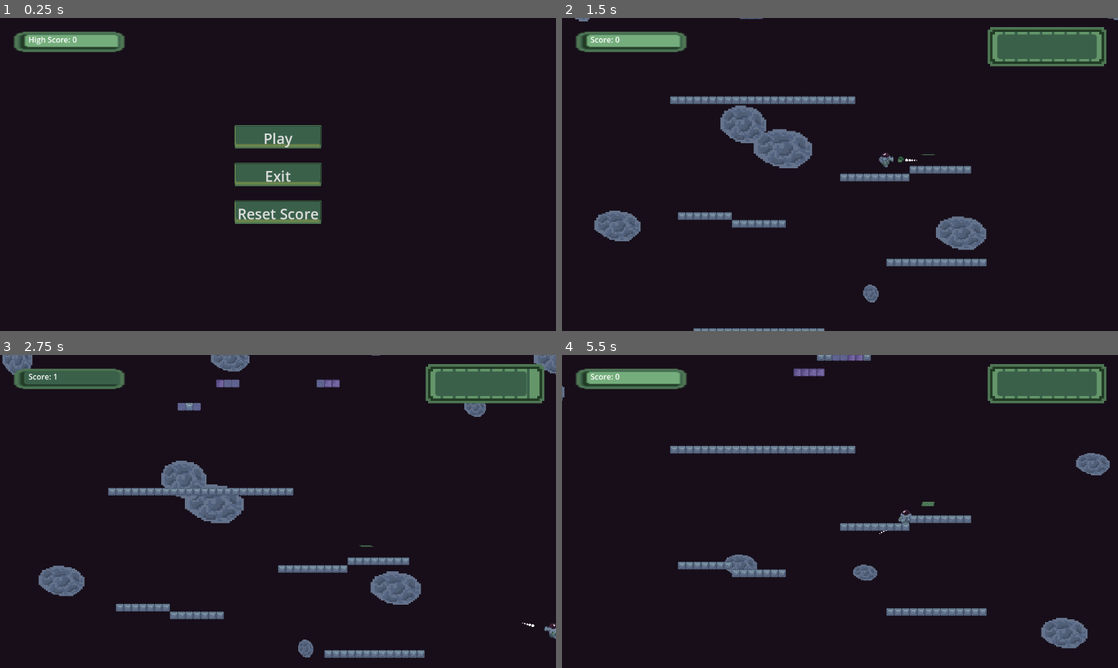
Above: before the commit, frames 1-4 (two rows, left to right).
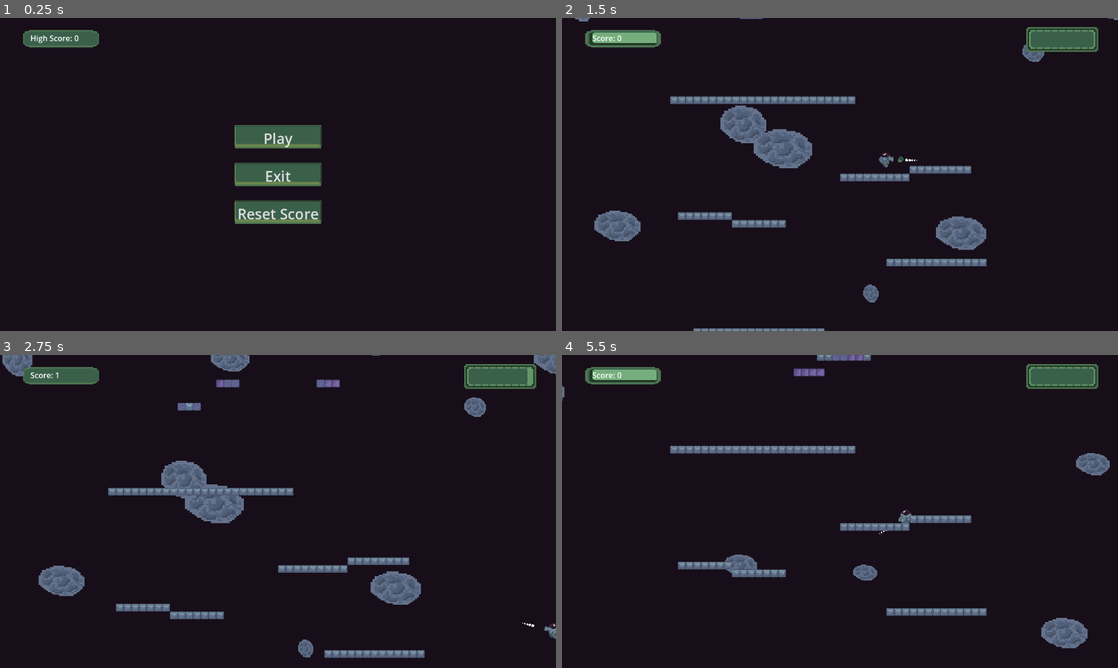
Above: after the commit, the same moments.

Repository: ScoreSpaceGameJam-SpaceGame/SpaceGame
Game: Godot game, scene res://levels/menu/menu.tscn
The game is run twice, just before and just after one commit, with the same random seed, the same clock (stepped at 60 frames per second) and the same inputs. Sound files missing from this copy of the repository are replaced by a short silence.
Inputs (mouse positions are in pixels of both pictures, inside the frame that each line leads up to):
- Up to frame 1 (0.25 s): no input
- Up to frame 2 (1.5 s): click "Play" at 0.5 s; move the mouse to (962, 158) at 1.27 s; hold D (MoveRight) from 1.28 s (still down); click (962, 158) at 1.35 s
- Up to frame 3 (2.75 s): keep holding D (MoveRight); move the mouse to (166, 527) at 2.02 s; tap Space (Teleport) at 2.1 s
- Up to frame 4 (5.5 s): move the mouse to (895, 442) at 2.77 s; release D (MoveRight) at 2.78 s; hold A (MoveLeft) 2.78-3.5 s; click (895, 442) at 2.85 s; click "Play Again" at 3.5 s; click "Play Again" at 4.25 s; move the mouse to (812, 574) at 5.02 s; hold D (MoveRight) from 5.03 s (still down); tap Space (Teleport) at 5.1 s

The runs differ from the first frame. In frame 1, 1.2% of the frame differs, in the area x 2-23%, y 3-11%; in frame 2, 3.0%; in frame 3, 2.8%; in frame 4, 3.1%, in the area x 2-98%, y 2-49%.

Commit message:
Tweeking ui a little bit

Diff:
--- a/globals/assets/EnergyBar.tscn
+++ b/globals/assets/EnergyBar.tscn
@@ -30,6 +30,10 @@
 corner_radius_top_right = 6
 corner_radius_bottom_right = 6
 corner_radius_bottom_left = 6
+expand_margin_left = 11.0
+expand_margin_top = 6.0
+expand_margin_right = 11.0
+expand_margin_bottom = 6.0
 
 [node name="Score" type="Control"]
 layout_mode = 3
@@ -43,8 +47,8 @@
 layout_mode = 0
 offset_left = 50.0
 offset_top = 34.0
-offset_right = 256.0
-offset_bottom = 85.0
+offset_right = 159.0
+offset_bottom = 55.0
 theme_override_styles/background = SubResource("StyleBoxTexture_xnmhm")
 theme_override_styles/fill = SubResource("StyleBoxFlat_uijg8")
 max_value = 1.0
--- a/globals/assets/ProgressBar.tscn
+++ b/globals/assets/ProgressBar.tscn
@@ -18,10 +18,10 @@
 
 [sub_resource type="StyleBoxTexture" id="StyleBoxTexture_xnmhm"]
 texture = ExtResource("1_emnxj")
-expand_margin_left = 47.0
-expand_margin_top = 18.0
-expand_margin_right = 37.0
-expand_margin_bottom = 22.0
+expand_margin_left = 20.0
+expand_margin_top = 20.0
+expand_margin_right = 20.0
+expand_margin_bottom = 20.0
 
 [sub_resource type="StyleBoxFlat" id="StyleBoxFlat_411i7"]
 bg_color = Color(0.227451, 0.376471, 0.290196, 1)
@@ -29,6 +29,8 @@
 corner_radius_top_right = 6
 corner_radius_bottom_right = 6
 corner_radius_bottom_left = 6
+expand_margin_top = 4.0
+expand_margin_bottom = 4.0
 
 [node name="Score" type="Control"]
 layout_mode = 3
@@ -38,20 +40,22 @@
 script = SubResource("GDScript_7awqs")
 
 [node name="ProgressBar" type="ProgressBar" parent="."]
+texture_filter = 1
 layout_mode = 0
-offset_left = 50.4538
-offset_top = 33.6359
-offset_right = 247.454
-offset_bottom = 60.6359
+offset_left = 50.0
+offset_top = 34.0
+offset_right = 203.0
+offset_bottom = 52.0
 theme_override_styles/background = SubResource("StyleBoxTexture_xnmhm")
 theme_override_styles/fill = SubResource("StyleBoxFlat_411i7")
 max_value = 1.0
+value = 1.0
 show_percentage = false
 
 [node name="Label" type="Label" parent="ProgressBar"]
 layout_mode = 0
-offset_left = 9.36359
-offset_top = -0.840881
-offset_right = 110.364
-offset_bottom = 22.1591
+offset_left = 13.0179
+offset_top = -4.32564
+offset_right = 114.018
+offset_bottom = 18.6744
 text = "Score: 0"
--- a/levels/main_level/main_level.tscn
+++ b/levels/main_level/main_level.tscn
@@ -9,7 +9,6 @@
 [ext_resource type="PackedScene" uid="uid://dpmiyenwvroof" path="res://globals/assets/ProgressBar.tscn" id="6_56bkb"]
 [ext_resource type="AudioStream" uid="uid://cm0keepmphtb8" path="res://globals/sfx/ambience_loop.wav" id="6_il0mg"]
 [ext_resource type="AudioStream" uid="uid://0qm6h420kouu" path="res://globals/sfx/mouse_click.wav" id="7_kmxjh"]
-[ext_resource type="PackedScene" uid="uid://pfi16yn0sc5t" path="res://globals/assets/energy_cell.tscn" id="8_mvqli"]
 [ext_resource type="StyleBox" uid="uid://oq7x8t7fp1jh" path="res://globals/assets/menu_button.tres" id="8_xtf8f"]
 [ext_resource type="PackedScene" uid="uid://bapbbbar5gi8v" path="res://globals/assets/EnergyBar.tscn" id="9_bmh47"]
 
@@ -218,13 +217,10 @@
 offset_left = -40.0
 offset_bottom = 40.0
 grow_horizontal = 0
-theme_override_constants/margin_right = 300
+theme_override_constants/margin_right = 220
 
 [node name="GunEnergy" parent="CanvasLayer/GunEnergyContainer" instance=ExtResource("9_bmh47")]
 layout_mode = 2
-
-[node name="StaticBody2D" parent="CanvasLayer/GunEnergyContainer" instance=ExtResource("8_mvqli")]
-position = Vector2(-93.5495, 248.501)
 
 [connection signal="body_entered" from="Boundaries/PlayerDeath" to="." method="_on_player_death_body_entered"]
 [connection signal="body_entered" from="Boundaries/TileMapDeath" to="." method="_on_tile_map_death_body_entered"]
Not shown: 1 places in levels/main_level/main_level.tscn that only renumber resources
